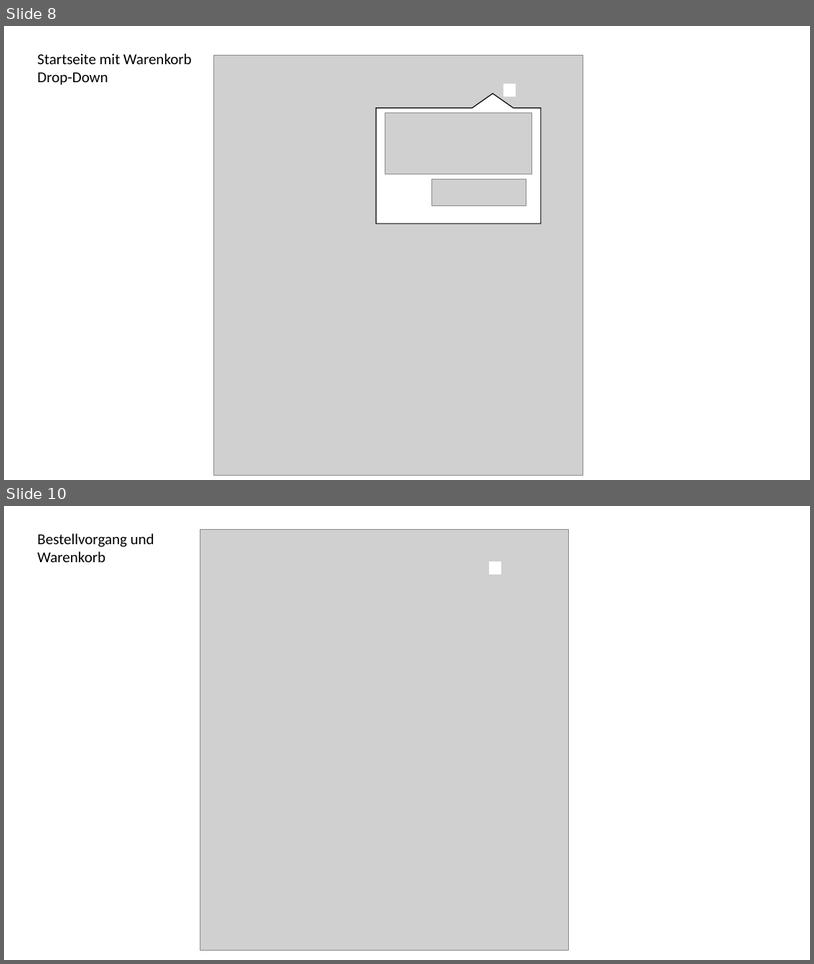
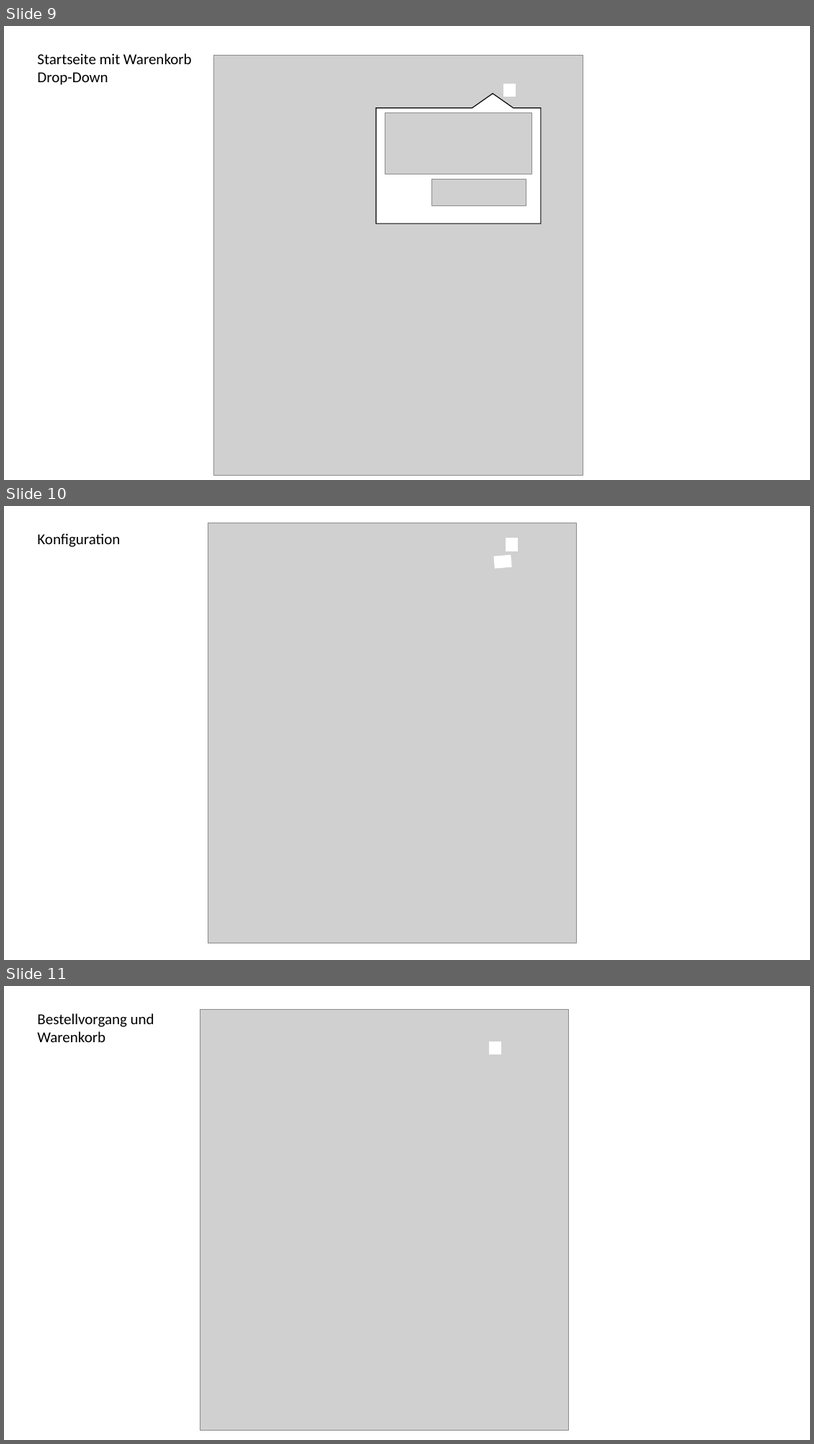
Before and after one commit to Sick0123/Pr_webAnw2, a slide deck: Geschäftsvorschlag sowie grafischer Prototyp.pptx. Shown one above the other, each under a label of ours: slides 8 and 10 before the commit, slides 9, 10 and 11 after it; the slides between them are not shown. The pictures are 814x964 and 814x1444 pixels, drawn with LibreOffice and Linux fonts; fonts in the diff are those of the drawing; grey boxes stand for pictures. Boxes give left, top, right and bottom in pixels: in the first picture for what was removed or moved away, otherwise in the second. Text is boxed around its words. In the diff, an @@ line names an element or a change of style, - is before the commit and + after.

```diff
--- a/Geschäftsvorschlag sowie grafischer Prototyp.pptx
+++ b/Geschäftsvorschlag sowie grafischer Prototyp.pptx
@@ slide 10 added at (4, 506, 810, 960), background #FFFFFF @@
@@ picture added at (208, 523, 577, 943) @@
@@ text added at (37, 533, 120, 547), 18 pt, text #000000 @@
+Konfiguration
@@ rectangle added at (506, 538, 517, 551), fill #FFFFFF, outline #FFFFFF 1 pt @@
@@ rectangle added at (495, 555, 512, 568), fill #FFFFFF, outline #FFFFFF 1 pt @@
@@ what was slide 8 is now slide 9 @@
@@ what was slide 10 is now slide 11 @@
```
Also in this commit, not shown: 1 slide changed, 1 other slide added, 2 slides removed.
